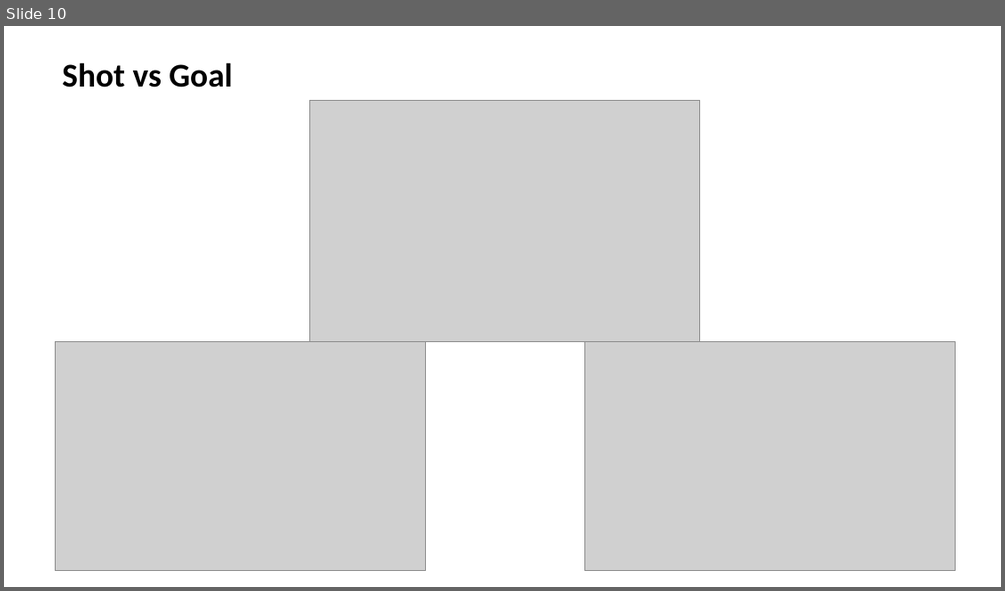
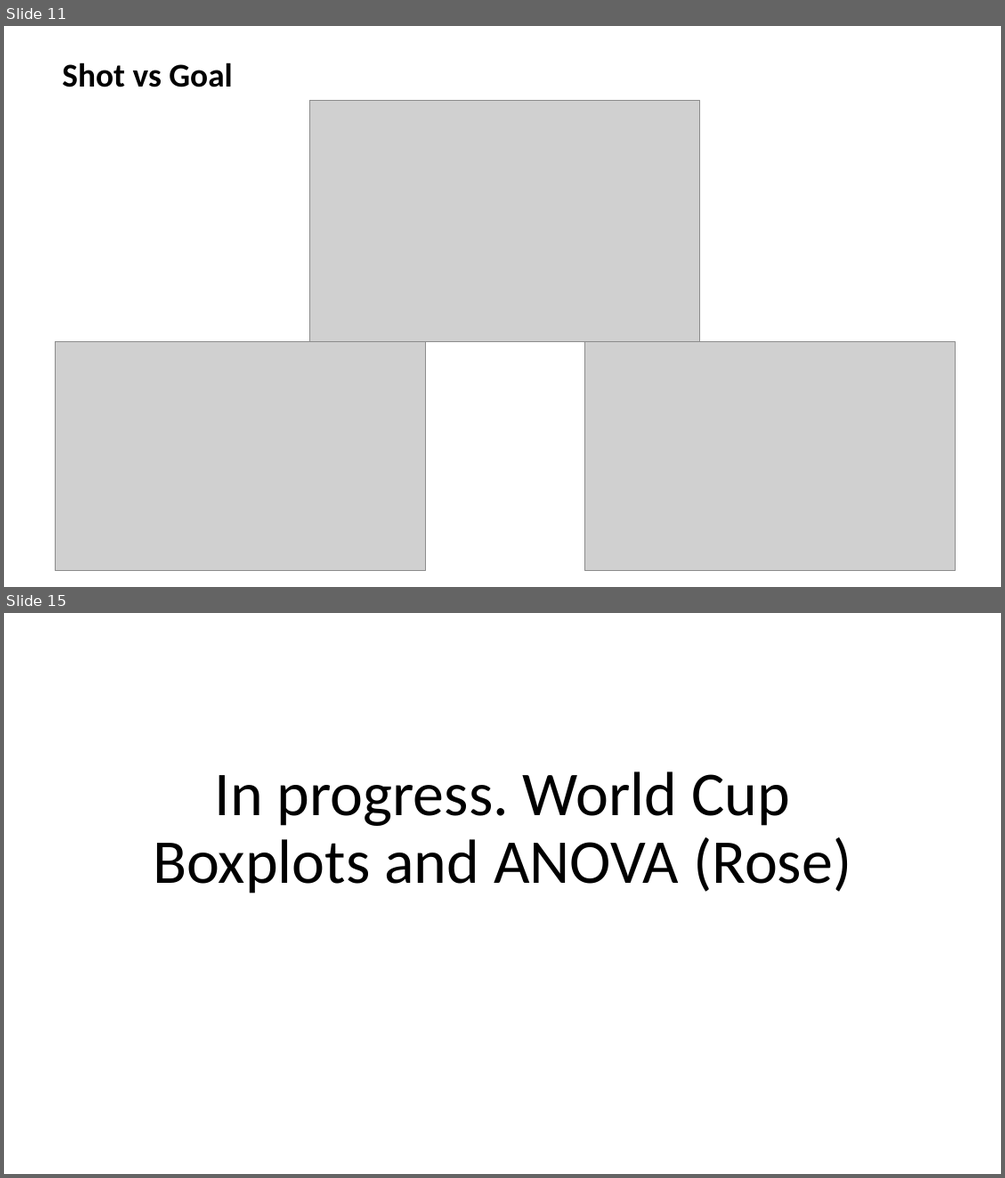
Before and after one commit to rmesina/T2_Codes-R-Us, a slide deck: midterm_project/Determining which variables contribute to likely hood of.pptx. Shown one above the other, each under a label of ours: slide 10 before the commit, slides 11 and 15 after it; the slides between them are not shown. The pictures are 1005x591 and 1005x1178 pixels, drawn with LibreOffice and Linux fonts; fonts in the diff are those of the drawing; grey boxes stand for pictures. Boxes give left, top, right and bottom in pixels: in the first picture for what was removed or moved away, otherwise in the second. Text is boxed around its words. In the diff, an @@ line names an element or a change of style, - is before the commit and + after.

```diff
--- a/midterm_project/Determining which variables contribute to likely hood of.pptx
+++ b/midterm_project/Determining which variables contribute to likely hood of.pptx
@@ slide 15 added at (4,613,1001,1174), background #FFFFFF @@
@@ title added at (153,771,851,893), 60 pt, text #000000 @@
+In progress. World Cup Boxplots and ANOVA (Rose)
@@ what was slide 10 is now slide 11 @@
```
Also in this commit, not shown: 4 other slides added, 1 slide removed, 1 other file.
